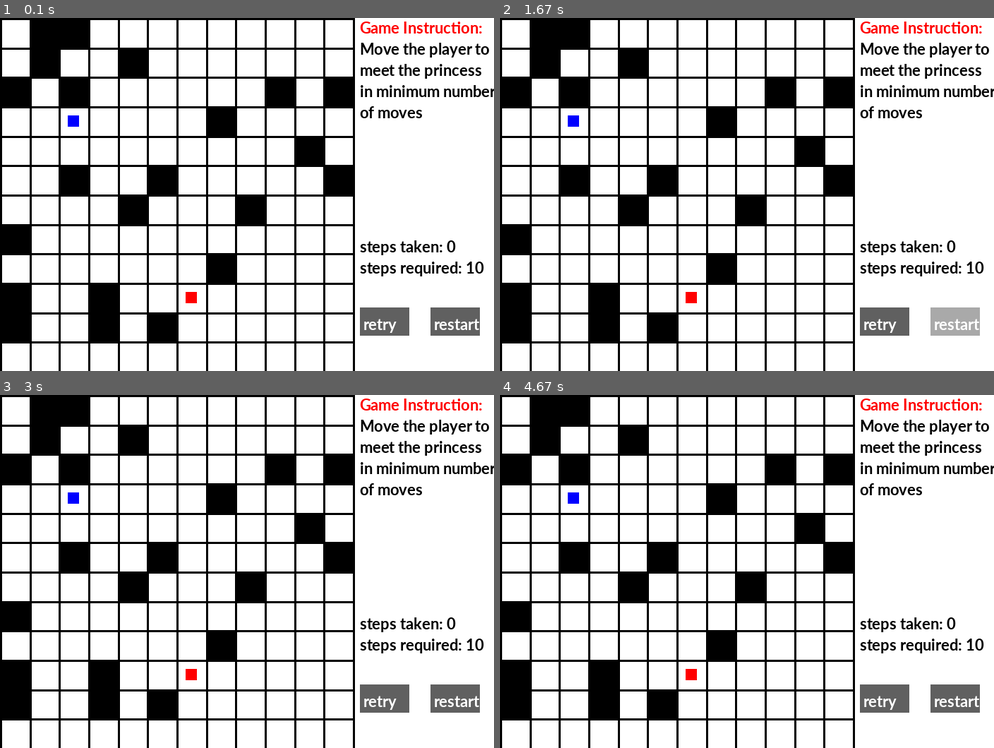
Above: before the commit, frames 1-4 (two rows, left to right).
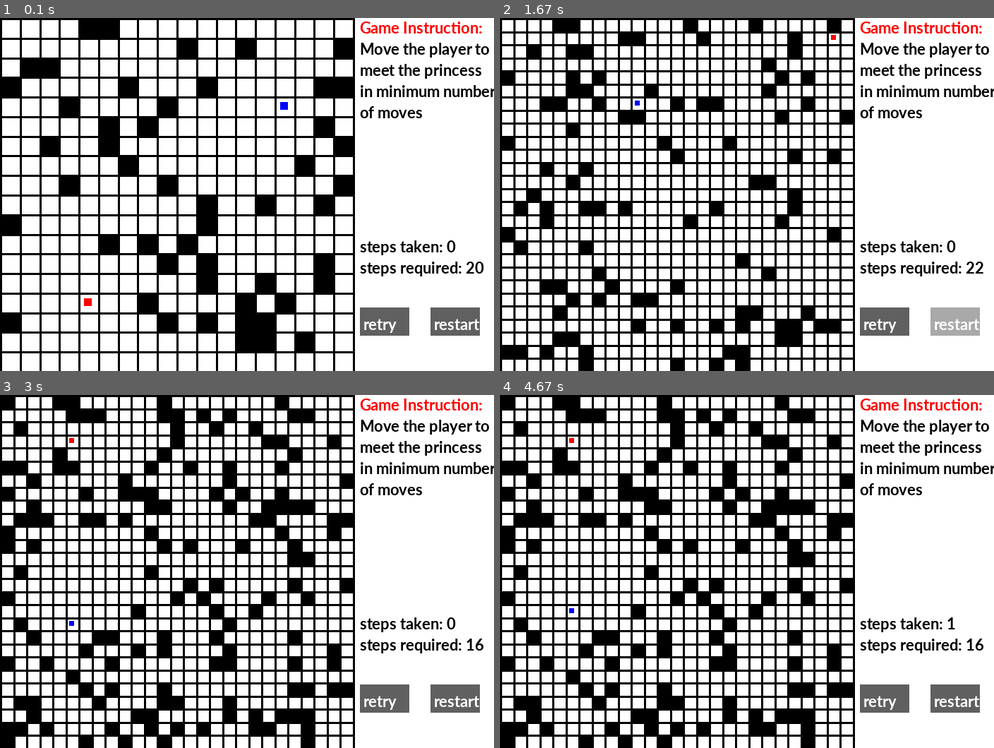
Above: after the commit, the same moments.

Repository: Vincent-lau/pygame_project
Game: pygame game, started from edu_game.py
Two runs of this game, one before a commit and one after it. Both use one fixed random seed, a clock stepped at 60 frames per second and the inputs below.
Inputs (mouse positions are in pixels of both pictures, inside the frame that each line leads up to):
- Up to frame 1 (0.1 s): no input
- Up to frame 2 (1.67 s): click "retry" at 0.38 s; press the mouse at (593, 275) at 0.7 s; move the mouse to (707, 173) at 0.8 s; release the mouse at (821, 70) at 0.93 s; press the mouse at (885, 321) at 1.03 s; move the mouse to (781, 268) at 1.13 s; release the mouse at (682, 219) at 1.27 s; click "restart" at 1.38 s
- Up to frame 3 (3 s): press the mouse at (385, 698) at 1.7 s; move the mouse to (296, 680) at 1.8 s; release the mouse at (207, 663) at 1.93 s; press the mouse at (454, 698) at 2.03 s; move the mouse to (405, 603) at 2.13 s; release the mouse at (350, 507) at 2.27 s; click "retry" at 2.38 s; press the mouse at (454, 698) at 2.7 s; move the mouse to (256, 684) at 2.8 s; release the mouse at (59, 670) at 2.93 s
- Up to frame 4 (4.67 s): click "retry" at 3.05 s; click (786, 536) at 3.88 s; press the mouse at (786, 536) at 4.2 s; move the mouse to (707, 585) at 4.3 s; release the mouse at (628, 635) at 4.43 s; hold Up from 4.5 s (still down)

The runs differ from the first frame. In frame 1, 24% of the frame differs, in the area x 0-96%, y 0-100%; in frame 2, 31%; in frame 3, 33%; in frame 4, 33%, in the area x 0-98%, y 0-100%.

Commit message:
button effect completed

Diff:
--- a/edu_game.py
+++ b/edu_game.py
@@ -1,5 +1,6 @@
 import pygame as pg
 import random
+import copy
 from collections import deque
 
 
@@ -25,8 +26,10 @@
     def __init__(self,pos,cor,size,color):
         super().__init__()
         self.image=pg.Surface(size)
+        self.oriPos=pos
         self.rect=self.image.get_rect(topleft=pos)
         self.image.fill(color)
+        self.oriCor=copy.deepcopy(cor) # any oriCor must use deepcopy
         self.cor=cor    # cor[0] is the row number and cor[1] is the column number
 
     def tracking_key(self,keys):
@@ -38,6 +41,8 @@
     def get_cor(self):
         return self.cor
 
+    def reset(self):
+        pass
 
 class Tile(pg.sprite.Sprite): # grid lines
     def __init__(self,pos,size,color):
@@ -60,13 +65,13 @@
         return self.rect.x<mousePos[0]<self.rect.x+self.size[0] and self.rect.y<mousePos[1]<self.rect.y+self.size[1]
 
     def isPressed(self):
-        return pg.mouse.get_pressed()[0]
-
-    def display(self):
+        return self.isOver() and pg.mouse.get_pressed()[0] # mouse needs to be over a certain button
+
+    def display(self):  # display word and the button on the screen
         screen.blit(self.image,self.rect)
         screen.blit(font.render(self.word,True,WHITE),[self.rect.x+5,self.rect.y+10])
 
-    def switch(self,color):
+    def switch(self,color): # switch the color of the button
         self.image.fill(color)
 
     def update(self):
@@ -80,8 +85,8 @@
 class Level(object):
     def __init__(self):
         self.solution=-1
-        self.button_retry=Button([500+10,400+10],[70,40],GREY,"retry")
-        self.button_restart=Button([600+10,400+10],[70,40],GREY,"restart")
+        self.retryButton=Button([500+10,400+10],[70,40],GREY,"retry")
+        self.restartButton=Button([600+10,400+10],[70,40],GREY,"restart")
 
     def initialise(self):
         pass
@@ -114,7 +119,7 @@
     def initialise(self):
         # 1=wall 2=player 3=princess
 
-        Level1.nMazeNum = random.randrange(5, 20)
+        Level1.nMazeNum = random.randrange(5, 30)
         Level1.maze = [[0] * Level1.nMazeNum for i in range(Level1.nMazeNum)]
 
         nSpecialElement = random.randrange(0,
@@ -176,6 +181,7 @@
                     Level1.princessPos = [i, j]
 
     def get_solution(self):
+        self.solution=-1
         q = deque()
         # every element in q is a list of three integers s[0]: row num, s[1]:column number, s[2]: number of steps
         visited = [[0] * Level1.nMazeNum for i in range(Level1.nMazeNum)]
@@ -222,17 +228,36 @@
         screen.blit(font.render("steps taken: "+str(self.myPlayer.get_time()),True,BLACK),[500+10,300+10])
         screen.blit(font.render("steps required: " + str(self.solution), True, BLACK), [500 + 10, 300 + 10+30])
 
+    def retry(self):
+        if self.retryButton.isPressed():
+            self.myPlayer.reset()
+
+    def restart(self):
+        if self.restartButton.isPressed():
+            all_sprites_group.empty()
+            wall_group.empty()
+            tile_group.empty()
+
+            self.pre_update()
+
+    def pre_update(self):
+        self.initialise()
+        self.get_solution()
+
     def update(self):
-        self.button_retry.update()
-        self.button_restart.update()
+        self.retryButton.update()
+        self.retry()
+        self.restart()
+        self.restartButton.update()
         self.display_information()
+
 
 
 class Player1(Player):  # class Player1 is a friend of class Level1
 
     def __init__(self, pos, cor, size, color):
         Player.__init__(self,pos, cor, size, color)
-        self.time=0
+        self.oriTime=self.time=0
 
     def tracking_key(self,keys):
         dis=500/Level1.nMazeNum
@@ -278,11 +303,17 @@
     def get_time(self):
         return self.time
 
+    def reset(self):
+        self.cor=copy.deepcopy(self.oriCor) # any oriCor must be deeply copied
+        self.rect.x=self.oriPos[0]
+        self.rect.y=self.oriPos[1]
+        self.time=self.oriTime
+
+
 done = False
 
 l1=Level1()
-l1.initialise()
-l1.get_solution()
+l1.pre_update()
 
 while not done:
     for event in pg.event.get():
@@ -294,7 +325,6 @@
 
 
 
-
     screen.fill(WHITE)
     all_sprites_group.draw(screen)
     l1.update()   # this line must be after the group draw code
